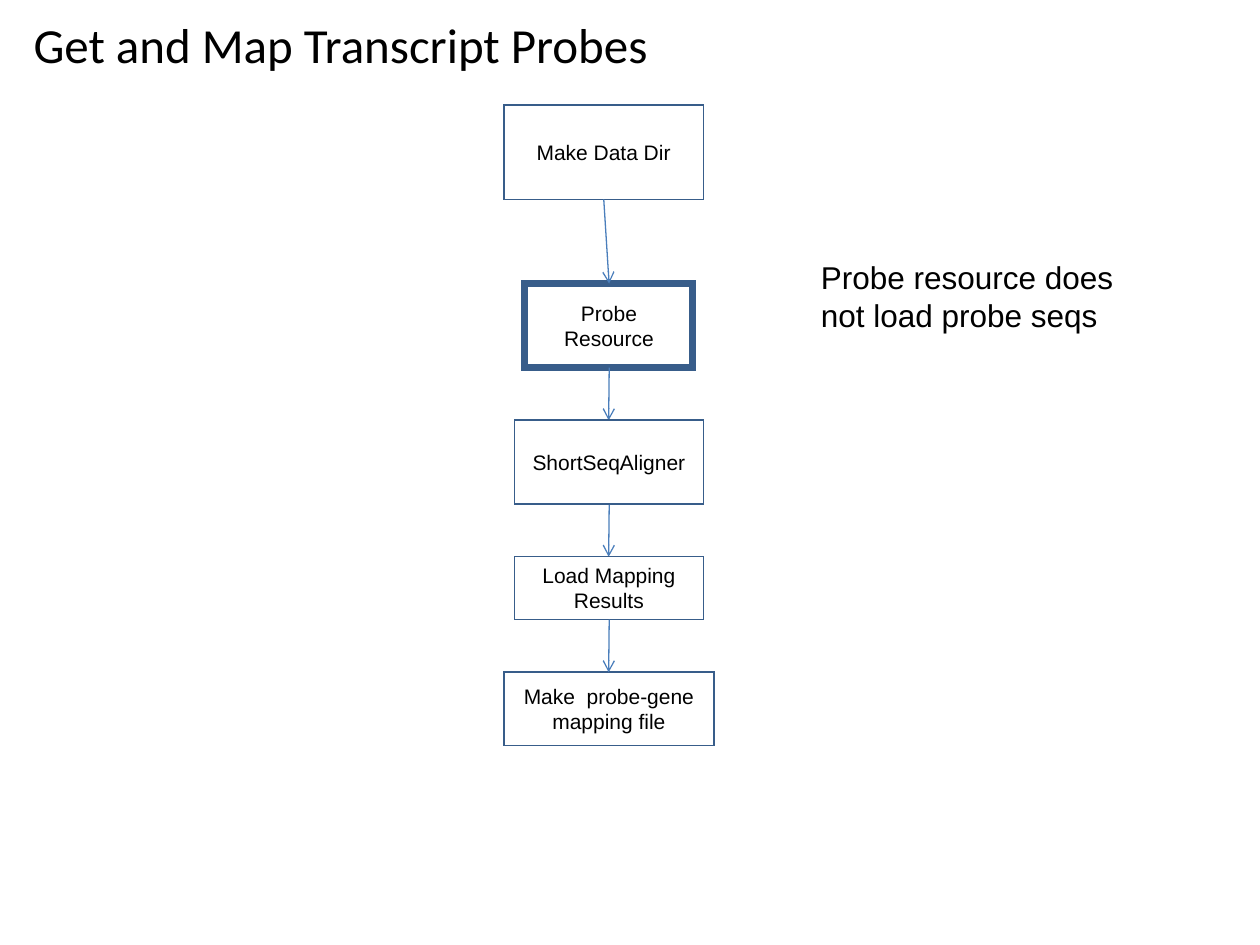
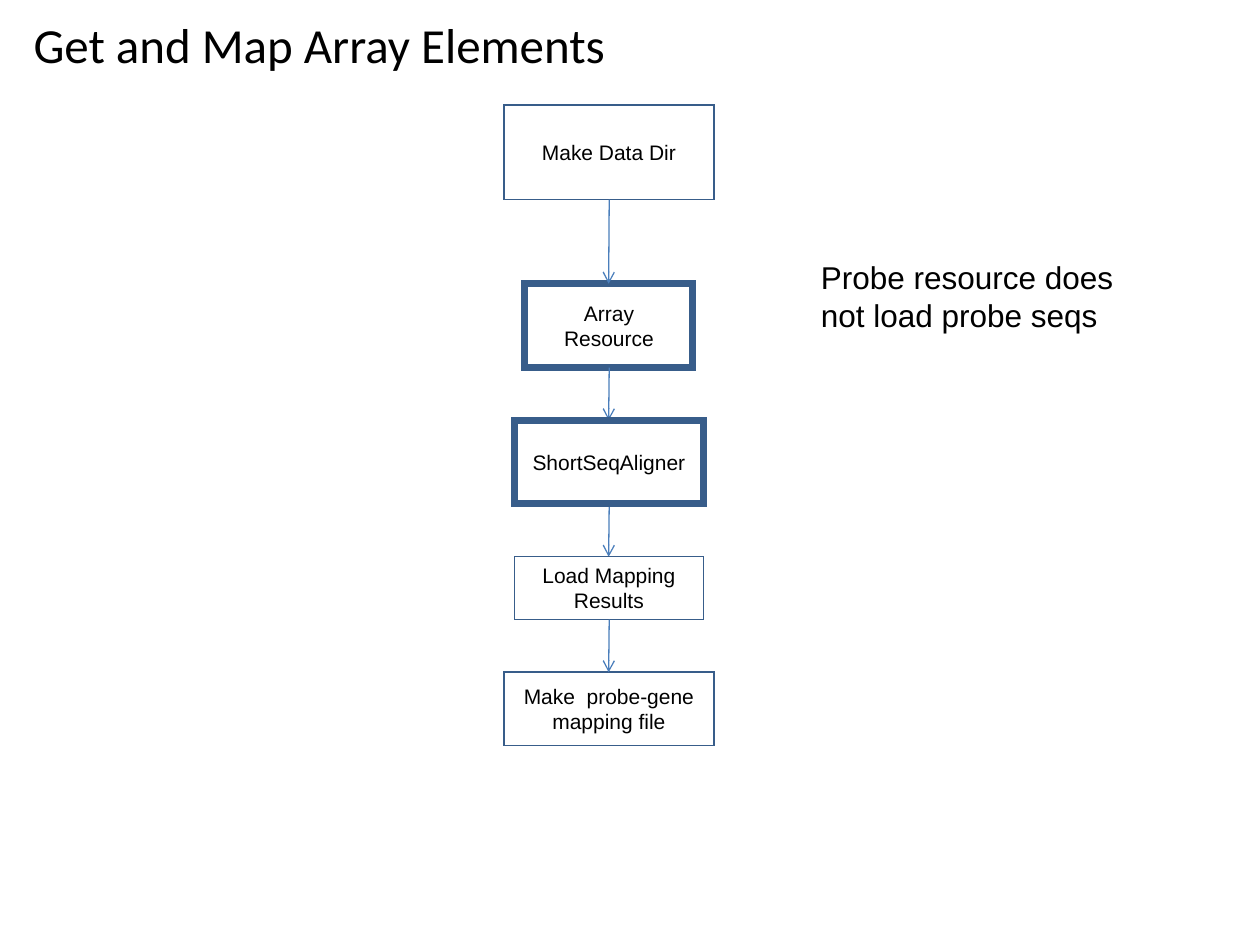
Before and after one commit to VEuPathDB/ApiCommonWorkflow, a slide deck: slide 46 of Main/doc/IntegratedWorkflow.ppt. Drawn at 1260x945 pixels with LibreOffice and Linux fonts; fonts in the diff are those of the drawing. Boxes give left, top, right and bottom in pixels: in the first picture for what was removed or moved away, otherwise in the second. Text is boxed around its words. In the diff, an @@ line names an element or a change of style, - is before the commit and + after.

```diff
--- a/Main/doc/IntegratedWorkflow.ppt
+++ b/Main/doc/IntegratedWorkflow.ppt
@@ title at box(34, 29, 605, 71): text changed @@
-Get and Map Transcript Probes
+Get and Map Array Elements
@@ rectangle "Make Data Dir": place and size @@
-rectangle "Make Data Dir" at box(504, 105, 703, 199)
+rectangle "Make Data Dir" at box(504, 105, 714, 199)
@@ arrow moved from (604, 199) - (609, 284) to (610, 199) - (609, 284) @@
@@ text in rectangle at box(584, 306, 634, 325): text changed @@
-Probe
+Array
@@ rectangle "ShortSeqAligner" at box(514, 420, 703, 504): outline #385D8A 0.99 pt to #385D8A 4 pt @@
```
Also in this commit, not shown: 4 other slides changed.
